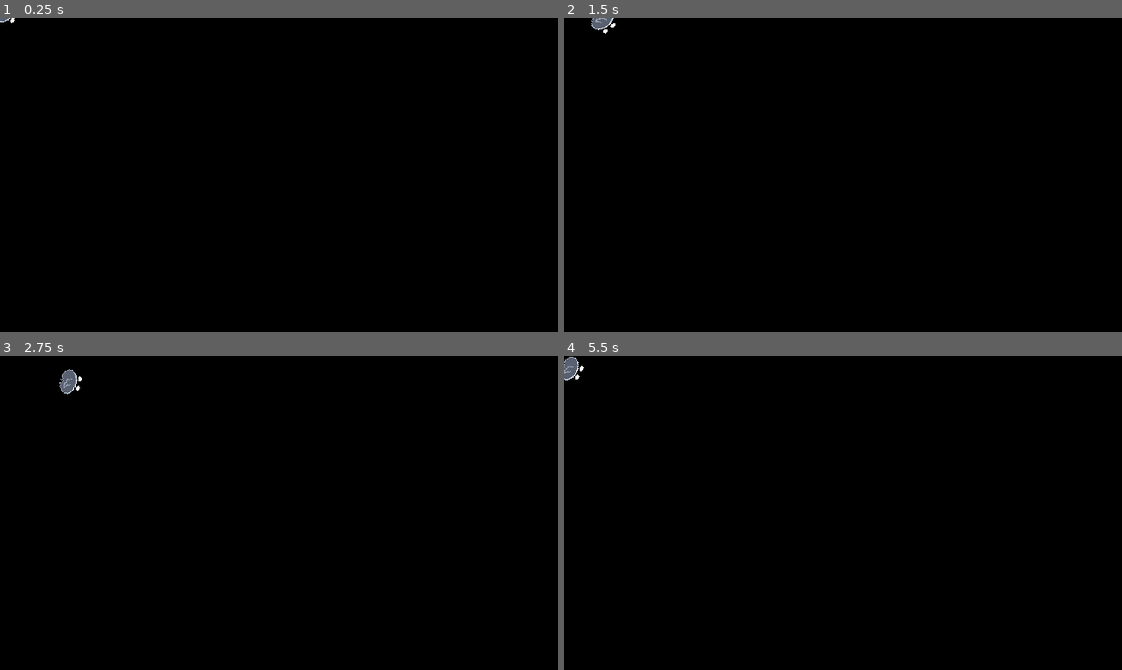
Above: before the commit, frames 1-4 (two rows, left to right).
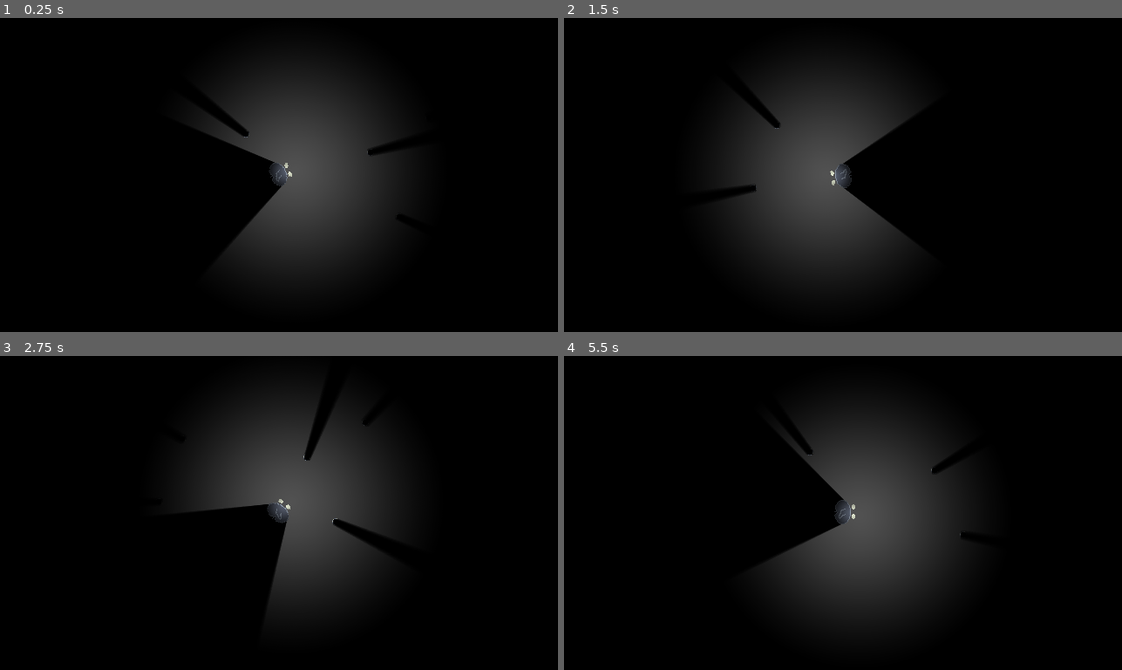
Above: after the commit, the same moments.

Repository: shamotte/PSJ15
Game: Godot game, scene res://adventure/scenes/world.tscn
Same seed, same stepped clock (60 frames per second), same inputs: the game is played once before the commit and once after it. This scene is started directly instead of the project's main scene.
Inputs (mouse positions are in pixels of both pictures, inside the frame that each line leads up to):
- Up to frame 1 (0.25 s): no input
- Up to frame 2 (1.5 s): tap Enter at 0.5 s; move the mouse to (965, 159) at 0.52 s; hold Right (ui_right) 0.53-1.28 s; click (965, 159) at 0.6 s; move the mouse to (731, 190) at 1.27 s; hold Down (ui_down) from 1.28 s (still down); click (731, 190) at 1.35 s
- Up to frame 3 (2.75 s): move the mouse to (334, 443) at 2.02 s; release Down (ui_down) at 2.03 s; hold Right (ui_right) from 2.03 s (still down); click (334, 443) at 2.1 s
- Up to frame 4 (5.5 s): move the mouse to (815, 575) at 2.77 s; release Right (ui_right) at 2.78 s; hold Up (ui_up) 2.78-3.53 s; click (815, 575) at 2.85 s; move the mouse to (1010, 560) at 3.52 s; hold Left (ui_left) 3.53-5.03 s; click (1010, 560) at 3.6 s; move the mouse to (675, 465) at 4.27 s; click (675, 465) at 4.35 s; move the mouse to (870, 513) at 5.02 s; hold Down (ui_down) from 5.03 s (still down); click (870, 513) at 5.1 s

The runs differ from the first frame. In frame 1, 15% of the frame differs, in the area x 0-72%, y 0-82%; in frame 2, 15%; in frame 3, 15%; in frame 4, 15%, in the area x 0-72%, y 0-84%.

Commit message:
shadow workaround

Diff:
--- a/adventure/objects/bich_tree.tscn
+++ b/adventure/objects/bich_tree.tscn
@@ -8,7 +8,7 @@
 [sub_resource type="OccluderPolygon2D" id="OccluderPolygon2D_a2y6q"]
 polygon = PackedVector2Array(-3, -1, -2, -2, 2, -2, 3, -1, 3, 3, 2, 4, -2, 4, -3, 3)
 
-[node name="StaticBody2D" type="StaticBody2D"]
+[node name="BichTree" type="StaticBody2D"]
 
 [node name="Gyattree" type="Sprite2D" parent="."]
 texture_filter = 1
--- a/adventure/objects/character.tscn
+++ b/adventure/objects/character.tscn
@@ -9,11 +9,22 @@
 [sub_resource type="OccluderPolygon2D" id="OccluderPolygon2D_3e8mx"]
 polygon = PackedVector2Array(5, -10, 7, -6, 8, -4, 8, 2, 7, 4, 6, 7, 5, 8, 4, 10, 2, 11, 0, 12, -3, 11, -5, 10, -6, 8, -7, 7, -8, 4, -8, 2, -7, 1, -6, 0, -6, -1, -7, -2, -7, -4, -8, -7, -7, -9, -6, -10, -5, -12, -3, -13, -1, -14, 2, -13, 4, -12)
 
+[sub_resource type="Gradient" id="Gradient_sr5pj"]
+interpolation_mode = 2
+offsets = PackedFloat32Array(0, 0.62987, 1)
+colors = PackedColorArray(1, 1, 1, 1, 0, 0, 0, 1, 0, 0, 0, 1)
+
+[sub_resource type="GradientTexture2D" id="GradientTexture2D_caqlq"]
+gradient = SubResource("Gradient_sr5pj")
+fill = 1
+fill_from = Vector2(0.5, 0.5)
+
 [node name="CharacterBody2D" type="CharacterBody2D"]
 motion_mode = 1
 script = ExtResource("1_0ax45")
 
 [node name="Rizzard" type="Sprite2D" parent="."]
+light_mask = 2
 texture_filter = 1
 position = Vector2(3, -2)
 rotation = 1.5708
@@ -24,3 +35,9 @@
 
 [node name="LightOccluder2D" type="LightOccluder2D" parent="."]
 occluder = SubResource("OccluderPolygon2D_3e8mx")
+
+[node name="PointLight2D" type="PointLight2D" parent="."]
+light_mask = 2
+position = Vector2(11, 0)
+range_item_cull_mask = 2
+texture = SubResource("GradientTexture2D_caqlq")
--- a/adventure/scenes/world.tscn
+++ b/adventure/scenes/world.tscn
@@ -1,23 +1,58 @@
-[gd_scene load_steps=4 format=3 uid="uid://b2crbh04dmg5d"]
+[gd_scene load_steps=7 format=3 uid="uid://b2crbh04dmg5d"]
 
 [ext_resource type="PackedScene" uid="uid://dulcf8h1hbabn" path="res://adventure/objects/character.tscn" id="1_pr2oj"]
+[ext_resource type="PackedScene" uid="uid://cwxcnmrqmq12i" path="res://adventure/objects/bich_tree.tscn" id="2_wwnik"]
+
+[sub_resource type="Gradient" id="Gradient_w0p8n"]
+offsets = PackedFloat32Array(1)
+colors = PackedColorArray(0.325441, 0.325441, 0.325441, 1)
+
+[sub_resource type="GradientTexture2D" id="GradientTexture2D_kuyoi"]
+gradient = SubResource("Gradient_w0p8n")
 
 [sub_resource type="Gradient" id="Gradient_sr5pj"]
 interpolation_mode = 2
-offsets = PackedFloat32Array(0, 0.805195)
-colors = PackedColorArray(1, 1, 1, 1, 0, 0, 0, 1)
+offsets = PackedFloat32Array(0, 0.62987, 1)
+colors = PackedColorArray(1, 1, 1, 1, 0, 0, 0, 1, 0, 0, 0, 1)
 
 [sub_resource type="GradientTexture2D" id="GradientTexture2D_0fphx"]
 gradient = SubResource("Gradient_sr5pj")
+width = 400
+height = 400
 fill = 1
 fill_from = Vector2(0.5, 0.5)
 
 [node name="World" type="Node2D"]
 
+[node name="Sprite2D" type="Sprite2D" parent="."]
+scale = Vector2(100, 100)
+texture = SubResource("GradientTexture2D_kuyoi")
+
 [node name="CharacterBody2D" parent="." instance=ExtResource("1_pr2oj")]
 position = Vector2(6.06475, -6.94122)
 
-[node name="PointLight2D" type="PointLight2D" parent="CharacterBody2D"]
+[node name="latarnia" type="PointLight2D" parent="CharacterBody2D"]
 position = Vector2(18.9352, 2.94122)
 shadow_enabled = true
+shadow_filter = 2
 texture = SubResource("GradientTexture2D_0fphx")
+
+[node name="Camera2D" type="Camera2D" parent="CharacterBody2D"]
+
+[node name="StaticBody2D" parent="." instance=ExtResource("2_wwnik")]
+position = Vector2(111, -34)
+
+[node name="StaticBody2D2" parent="." instance=ExtResource("2_wwnik")]
+position = Vector2(144, 40)
+
+[node name="StaticBody2D3" parent="." instance=ExtResource("2_wwnik")]
+position = Vector2(-32, -55)
+
+[node name="StaticBody2D4" parent="." instance=ExtResource("2_wwnik")]
+position = Vector2(178, -74)
+
+[node name="StaticBody2D5" parent="." instance=ExtResource("2_wwnik")]
+position = Vector2(-59, 17)
+
+[node name="DirectionalLight2D" type="DirectionalLight2D" parent="."]
+blend_mode = 1
Not shown: 1 places in adventure/objects/character.tscn that only renumber resources
Not shown, added: sprites/quirkedupwhitespore.png.import
